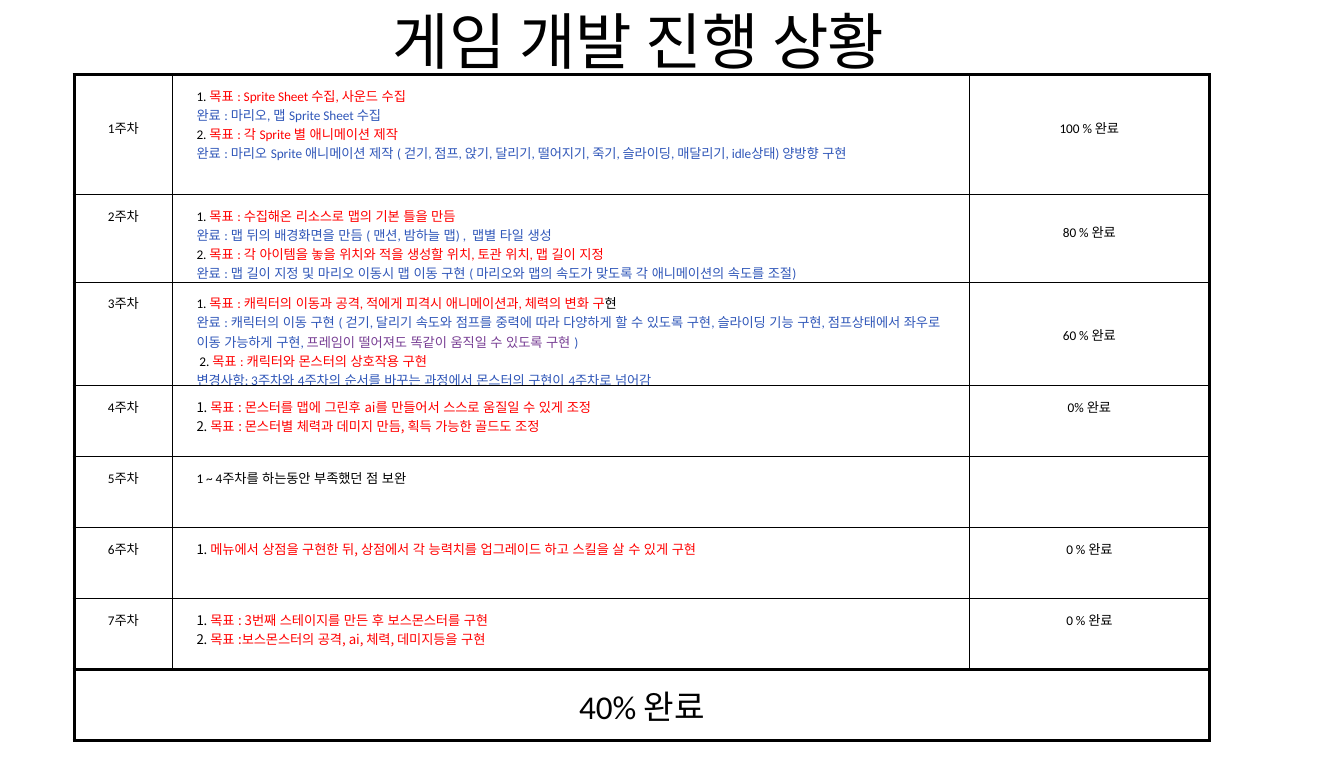
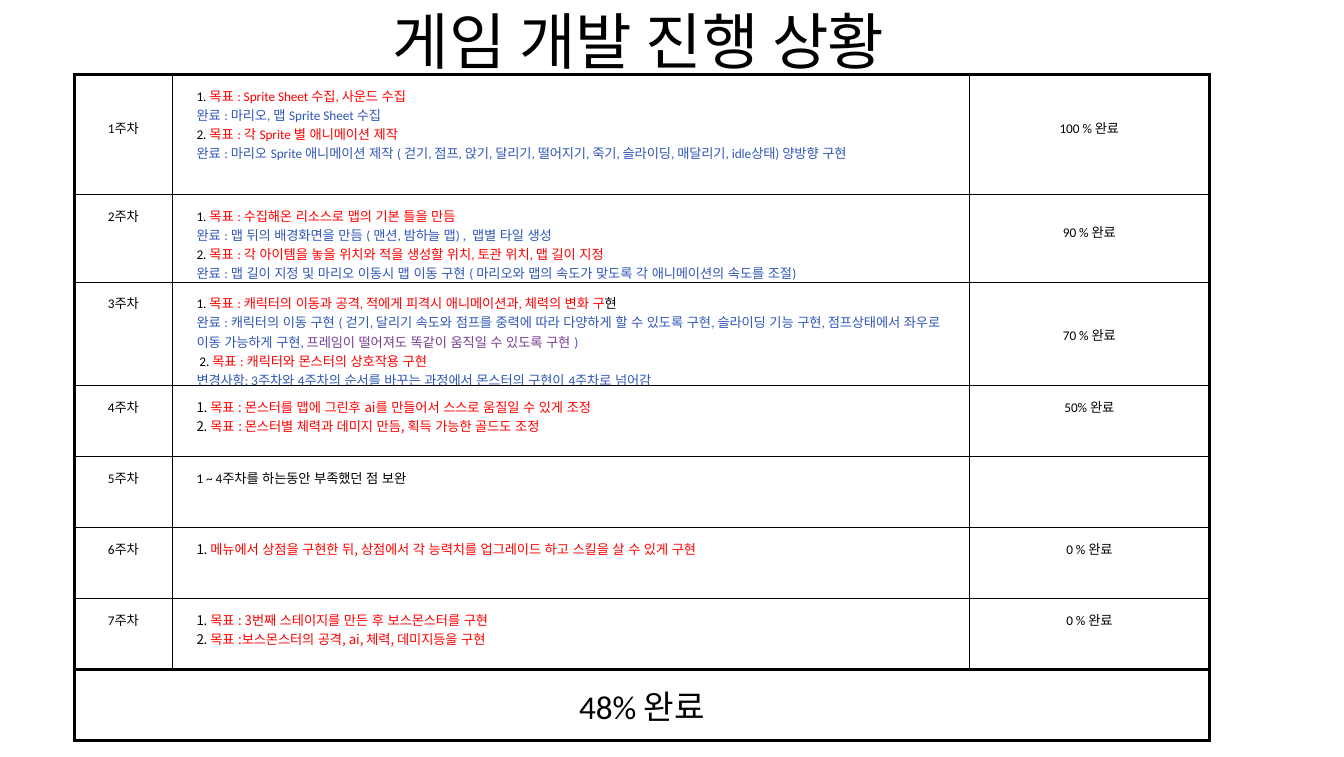
Before and after one commit to 2JongHyeok/Final_Project, a slide deck: slide 2 of 2D 게임프로그래밍 3차 발표.pptx. Drawn at 1344x757 pixels with LibreOffice and Linux fonts; fonts in the diff are those of the drawing; background and template pictures are left out. Boxes give left, top, right and bottom in pixels: in the first picture for what was removed or moved away, otherwise in the second. Text is boxed around its words. In the diff, an @@ line names an element or a change of style, - is before the commit and + after.

```diff
--- a/2D 게임프로그래밍 3차 발표.pptx
+++ b/2D 게임프로그래밍 3차 발표.pptx
@@ table at [74, 74, 1210, 741] @@
-row 2, column 3: 80 % 완료
+row 2, column 3: 90 % 완료
-row 3, column 3: 60 % 완료
+row 3, column 3: 70 % 완료
-row 4, column 3: 0% 완료
+row 4, column 3: 50% 완료
-row 8, column 1: 40% 완료
+row 8, column 1: 48% 완료
```
Also in this commit, not shown: 7 other files.
